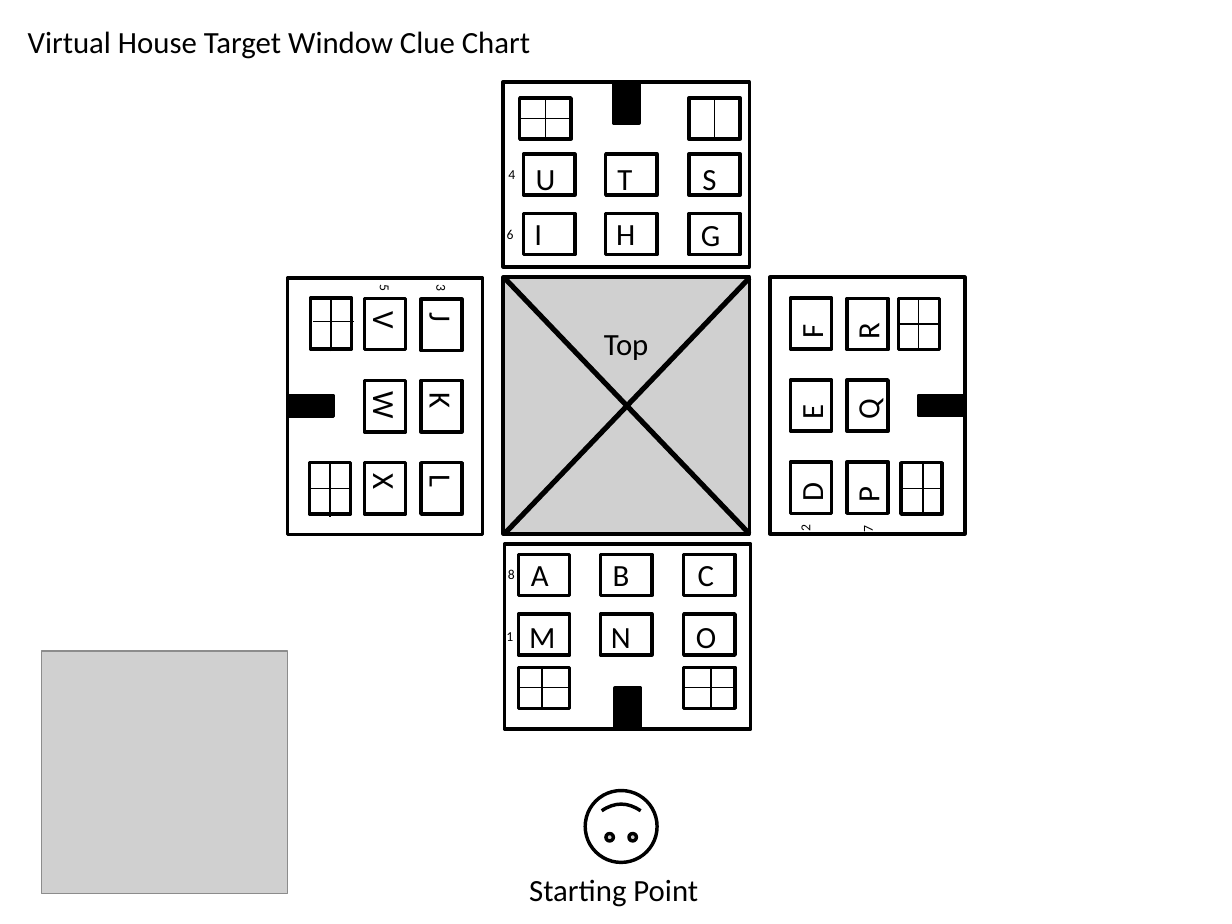
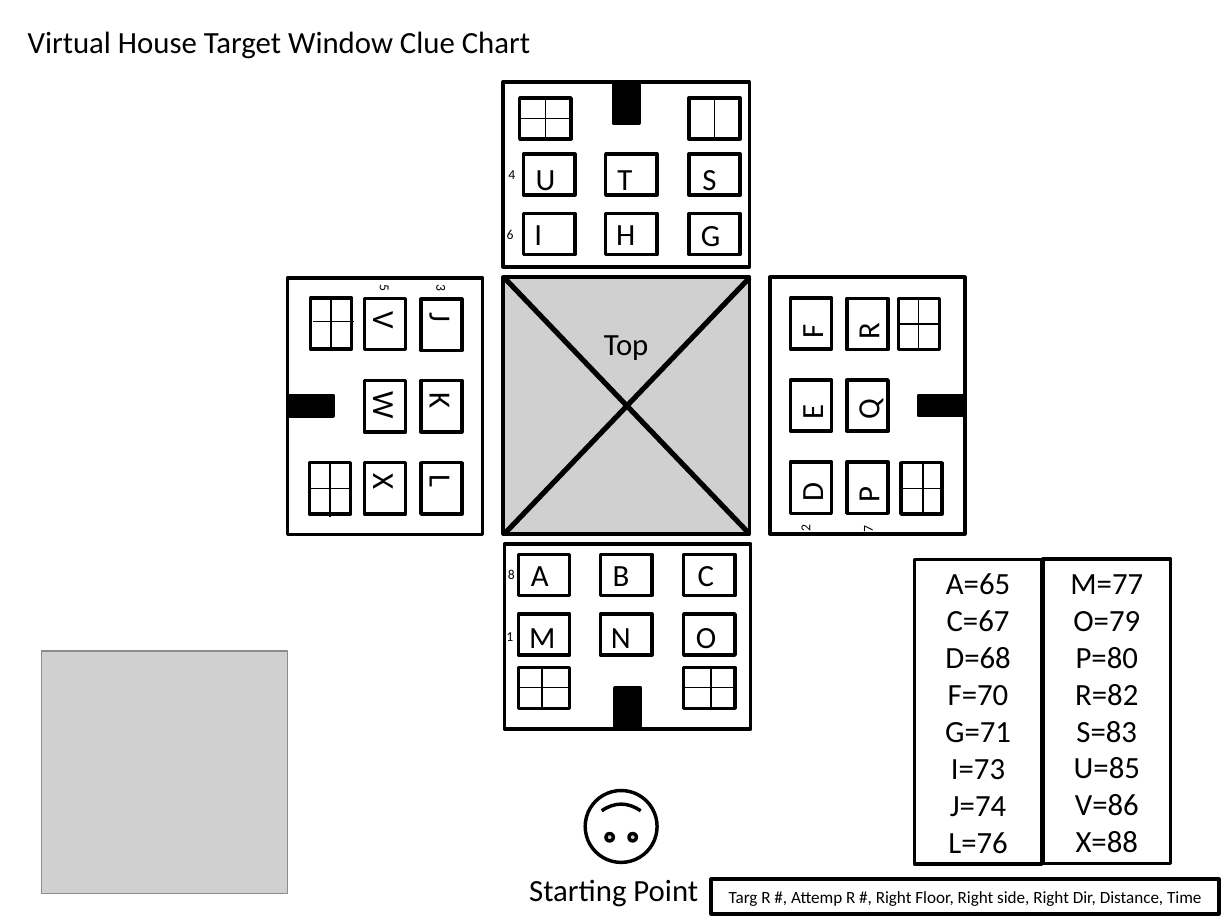
Before and after one commit to UofMBIomedEng/TheVirtualHouse, a slide deck: slide 1 of Clue.pptx. Drawn at 1232x924 pixels with LibreOffice and Linux fonts; fonts in the diff are those of the drawing; grey boxes stand for pictures. Boxes give left, top, right and bottom in pixels: in the first picture for what was removed or moved away, otherwise in the second. Text is boxed around its words. In the diff, an @@ line names an element or a change of style, - is before the commit and + after.

```diff
--- a/Clue.pptx
+++ b/Clue.pptx
@@ rectangle added at (914,559,1041,864), fill #FFFFFF, outline #000000 2 pt, 18 pt, text #000000 @@
+A=65
+C=67
+D=68
+F=70
+G=71
+I=73
+J=74
+L=76
@@ rectangle added at (1044,559,1170,864), fill #FFFFFF, outline #000000 2 pt, 18 pt, text #000000 @@
+M=77
+O=79
+P=80
+R=82
+S=83
+U=85
+V=86
+X=88
@@ rectangle added at (711,880,1218,914), fill #FFFFFF, outline #000000 2 pt, 10 pt, text #000000 @@
+Targ R #, Attemp R #, Right Floor, Right side, Right Dir, Distance, Time
```
Also in this commit, not shown: 24 other files.
